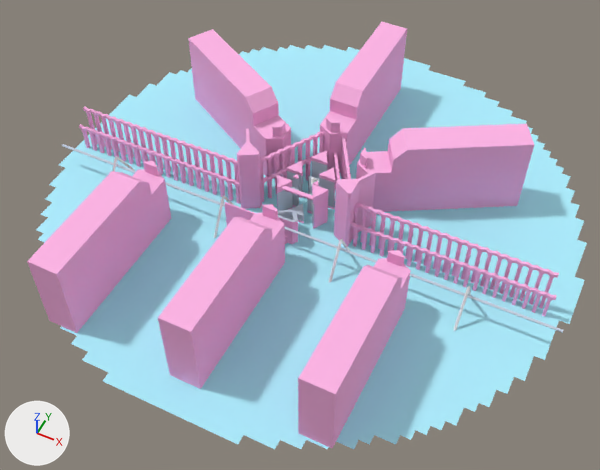
Two versions of the Blender file assets/lvl/Port District.blend, one commit apart.
Both versions are drawn from a 50 mm lens placed at (164.0, -343.0, 378.0), pointed at (7.0, -27.0, -16.0). Every picture has the same lights, and +X, +Y and +Z are marked at lower left.
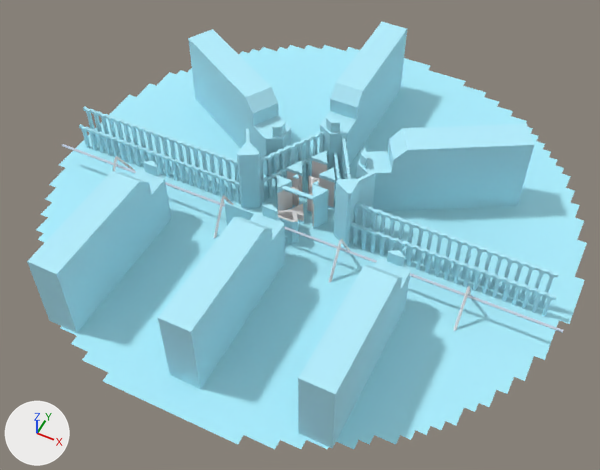
Boxes [x1, y1, x2, y2] around the edits, measured in the pictures (600 x 470 px):
'Circle.005', recoloured (pink to cyan): [27, 161, 171, 333] in both
'Circle.004', recoloured (pink to cyan): [356, 124, 534, 212] in both
'Circle.006', recoloured (pink to cyan): [158, 202, 285, 389] in both
'Circle.007', recoloured (pink to cyan): [298, 250, 411, 448] in both
'Circle.003', recoloured (pink to cyan): [188, 29, 291, 177] in both
'Circle', recoloured (pink to cyan): [319, 22, 407, 173] in both
'Cube.008', recoloured (pink to cyan): [352, 203, 559, 308] in both
'Cube.002', recoloured: [277, 151, 335, 244] in both
'Cube.007', recoloured (pink to cyan): [350, 222, 557, 316] in both
'Cube.003', recoloured (pink to cyan): [83, 106, 239, 193] in both
'Cube.004', recoloured (pink to cyan): [79, 124, 240, 204] in both
'Circle.002', recoloured (pink to cyan): [334, 171, 376, 246] in both
'Circle.001', recoloured (pink to cyan): [237, 129, 262, 209] in both
'Cube.001', recoloured (pink to cyan): [260, 132, 324, 180] in both
'Cube', recoloured (pink to cyan): [261, 150, 328, 202] in both
'Cube.005', recoloured (pink to cyan): [341, 137, 351, 179] in both
'Cube.006', recoloured: [333, 152, 340, 189] in both
'Cube.000_proxy', recoloured: [311, 177, 318, 184] in both
part 1 of me_cube_001, recoloured: [277, 161, 335, 227] in both
part 2 of me_cube_001, recoloured (pink to cyan): [277, 151, 335, 244] in both

Patch to the scene script:
```diff
--- a/assets/lvl/Port District.blend.py
+++ b/assets/lvl/Port District.blend.py
@@ mat_inaccessible @@
 mat_inaccessible = diffuse_material('inaccessible')
-mat_inaccessible.base_color = (1.0, 0.469, 0.798)  # pink #ffb6e7
+mat_inaccessible.base_color = (1.0, 1.0, 1.0)  # white #ffffff
@@ me_circle_009 @@
 me_circle_009.from_pydata(...)  # 30 vertices, 32 faces; spans x -9.7..9.7, y -52.8..52.8, z -26.7..26.7
-me_circle_009.materials.append(mat_inaccessible)  # pink #ffb6e7
+me_circle_009.materials.append(mat_default2)  # cyan #b6f0ff
@@ me_circle_008 @@
 me_circle_008.from_pydata(...)  # 79 vertices, 73 faces; spans x -9.7..29.7, y -57.2..52.8, z -26.7..26.7
-me_circle_008.materials.append(mat_inaccessible)  # pink #ffb6e7
+me_circle_008.materials.append(mat_default2)  # cyan #b6f0ff
@@ me_circle_007 @@
 me_circle_007.from_pydata(...)  # 30 vertices, 32 faces; spans x -9.7..9.7, y -52.8..52.8, z -26.7..26.7
-me_circle_007.materials.append(mat_inaccessible)  # pink #ffb6e7
+me_circle_007.materials.append(mat_default2)  # cyan #b6f0ff
@@ me_circle_004 @@
 me_circle_004.from_pydata(...)  # 30 vertices, 32 faces; spans x -9.7..9.7, y -52.8..52.8, z -26.7..26.7
-me_circle_004.materials.append(mat_inaccessible)  # pink #ffb6e7
+me_circle_004.materials.append(mat_default2)  # cyan #b6f0ff
@@ me_circle_003 @@
 me_circle_003.from_pydata(...)  # 30 vertices, 32 faces; spans x -9.7..9.7, y -52.8..52.8, z -26.7..26.7
-me_circle_003.materials.append(mat_inaccessible)  # pink #ffb6e7
+me_circle_003.materials.append(mat_default2)  # cyan #b6f0ff
@@ me_circle_002 @@
 me_circle_002.from_pydata(...)  # 16 vertices, 11 faces; spans x -9.0..9.0, y -12.1..12.1, z -25.0..25.0
-me_circle_002.materials.append(mat_inaccessible)  # pink #ffb6e7
+me_circle_002.materials.append(mat_default2)  # cyan #b6f0ff
@@ me_circle_001 @@
 me_circle_001.from_pydata(...)  # 16 vertices, 11 faces; spans x -9.0..9.0, y -12.1..12.1, z -25.0..25.0
-me_circle_001.materials.append(mat_inaccessible)  # pink #ffb6e7
+me_circle_001.materials.append(mat_default2)  # cyan #b6f0ff
@@ me_circle @@
 me_circle.from_pydata(...)  # 30 vertices, 32 faces; spans x -9.7..9.7, y -52.8..52.8, z -26.7..26.7
-me_circle.materials.append(mat_inaccessible)  # pink #ffb6e7
+me_circle.materials.append(mat_default2)  # cyan #b6f0ff
@@ me_cube_009 @@
 me_cube_009.from_pydata(...)  # 31 vertices, 23 faces; spans x -1.0..1.0, y -3.0..3.0, z -2.5..32.5
-me_cube_009.materials.append(mat_inaccessible)  # pink #ffb6e7
+me_cube_009.materials.append(mat_default2)  # cyan #b6f0ff
@@ me_cube_008 @@
 me_cube_008.from_pydata(...)  # 31 vertices, 23 faces; spans x -1.0..1.0, y -3.0..3.0, z -2.5..19.5
-me_cube_008.materials.append(mat_inaccessible)  # pink #ffb6e7
+me_cube_008.materials.append(mat_default2)  # cyan #b6f0ff
@@ me_cube_005 @@
 me_cube_005.from_pydata(...)  # 31 vertices, 23 faces; spans x -1.0..1.0, y -3.0..3.0, z -2.5..19.5
-me_cube_005.materials.append(mat_inaccessible)  # pink #ffb6e7
+me_cube_005.materials.append(mat_default2)  # cyan #b6f0ff
@@ me_cube_004 @@
 me_cube_004.from_pydata(...)  # 31 vertices, 23 faces; spans x -1.0..1.0, y -3.0..3.0, z -2.5..32.5
-me_cube_004.materials.append(mat_inaccessible)  # pink #ffb6e7
+me_cube_004.materials.append(mat_default2)  # cyan #b6f0ff
@@ me_cube_003 @@
 me_cube_003.from_pydata(...)  # 31 vertices, 23 faces; spans x -1.0..1.0, y -3.0..3.0, z -2.5..32.5
-me_cube_003.materials.append(mat_inaccessible)  # pink #ffb6e7
+me_cube_003.materials.append(mat_default2)  # cyan #b6f0ff
@@ me_cube_001 @@
 me_cube_001.from_pydata(...)  # 320 vertices, 261 faces; spans x -35.6..32.3, y -18.1..18.1, z -16.1..15.9
 # used by ob_cube_002; location = (0.5, -8.2, -1.2); rotation_euler = (0.0, 0.0, 1.571), in degrees (0, 0, 90)
+# me_cube_001 part 1: all 129 faces that had it switch from mat_default (light grey #c6d1e2) to mat_default_001 (light grey #e2e2e2)
+# me_cube_001 part 2: all 132 faces that had it switch from mat_inaccessible (pink #ffb6e7) to mat_default2 (cyan #b6f0ff)
```
